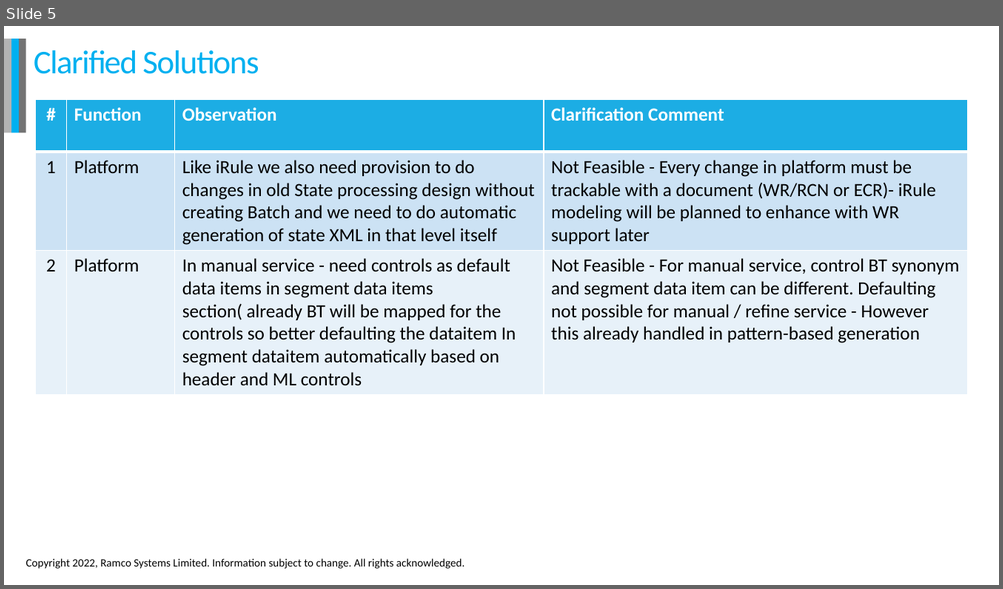
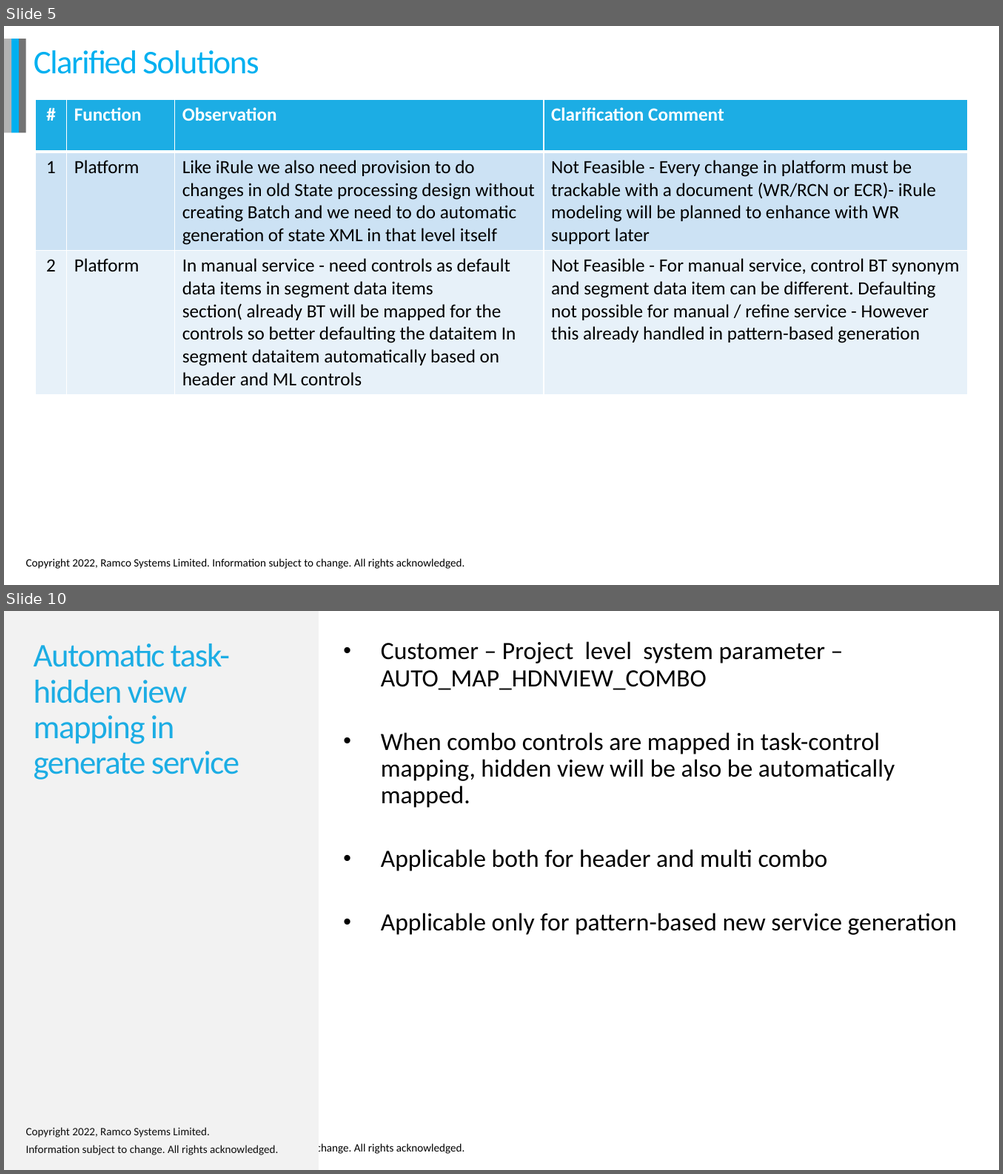
Before and after one commit to jeyalatha/SystemBackup, a slide deck: HRP Developer Productivity.pptx. Shown one above the other, each under a label of ours: slide 5 before the commit, slides 5 and 10 after it; the slides between them are not shown. The pictures are 1003x589 and 1003x1174 pixels, drawn with LibreOffice and Linux fonts; fonts in the diff are those of the drawing; background and template pictures are left out. Boxes give left, top, right and bottom in pixels: in the first picture for what was removed or moved away, otherwise in the second. Text is boxed around its words. In the diff, an @@ line names an element or a change of style, - is before the commit and + after.

```diff
--- a/HRP Developer Productivity.pptx
+++ b/HRP Developer Productivity.pptx
@@ slide 10 added at [4, 611, 999, 1170], background #FFFFFF; not listed: 1 template element that a slide beside it also shows @@
@@ rectangle added at [4, 611, 318, 1170], fill #F2F2F2 @@
@@ title added at [34, 644, 239, 780], 32 pt, text #1CADE4 @@
+Automatic task-hidden view mapping in generate service
@@ text added at [381, 641, 956, 935], 24 pt, text #000000 @@
+• Customer – Project level system parameter – AUTO_MAP_HDNVIEW_COMBO
+• When combo controls are mapped in task-control mapping, hidden view will be also be automatically mapped.
+• Applicable both for header and multi combo
+• Applicable only for pattern-based new service generation
@@ text added at [26, 1128, 278, 1156], 10.8 pt, text #0D0D0D @@
+Copyright 2022, Ramco Systems Limited.
+Information subject to change. All rights acknowledged.
```
Also in this commit, not shown: 2 slides changed, 8 other slides added, 17 other files.
